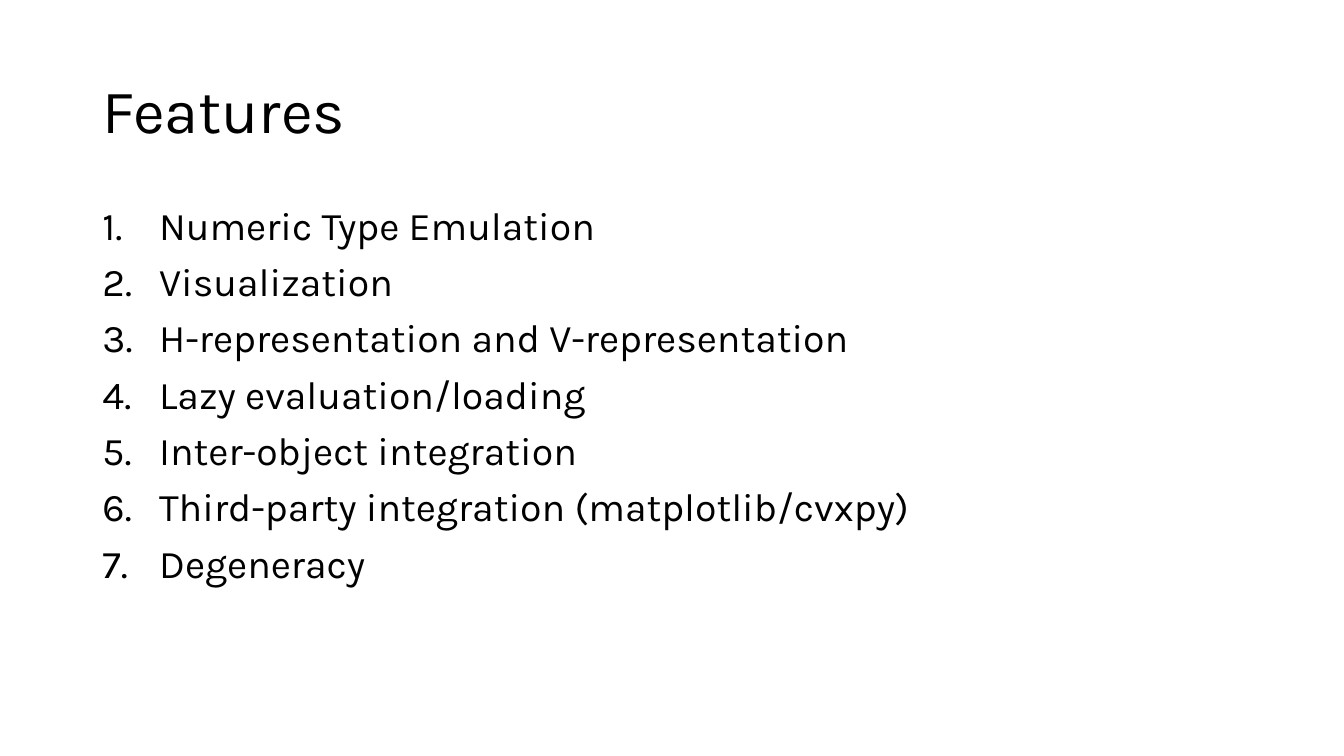
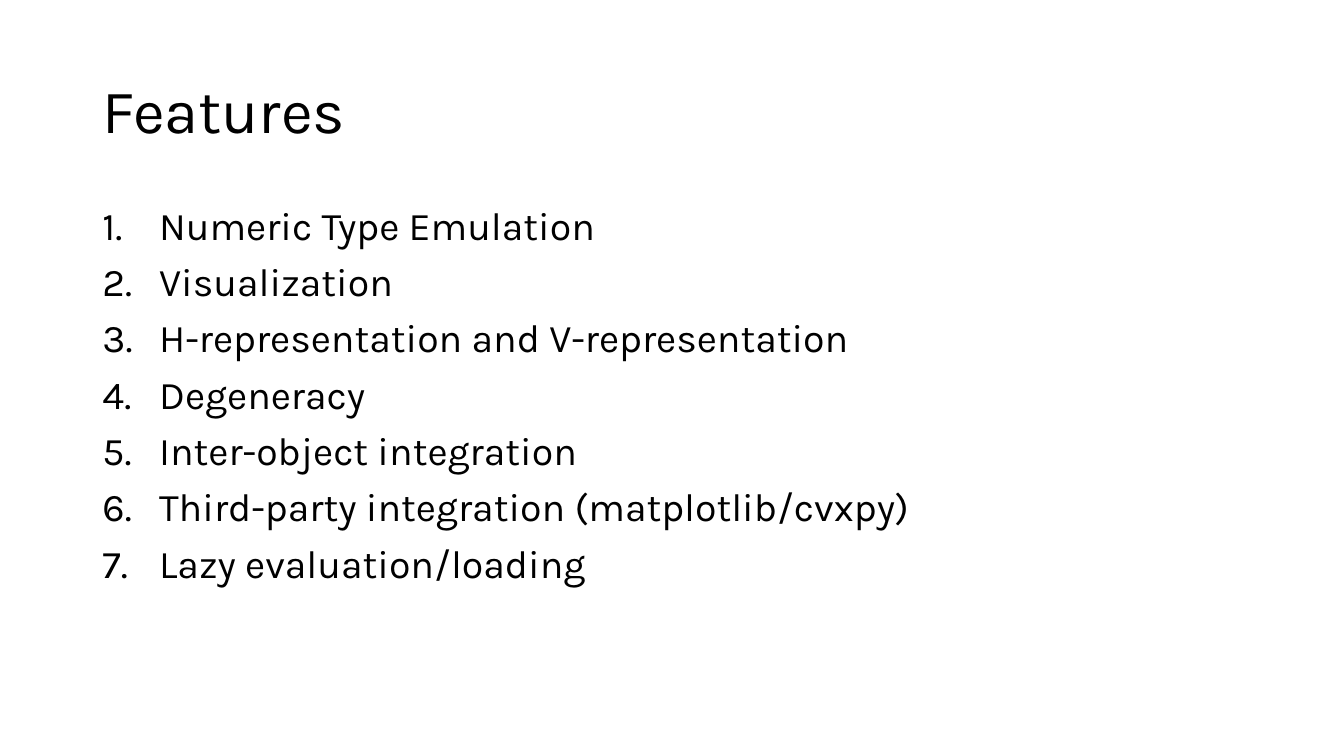
Before and after one commit to bwolleswinkel/geopes, a slide deck: slide 2 of presentation.pptx. Drawn at 1344x756 pixels with LibreOffice and Linux fonts; fonts in the diff are those of the drawing. Boxes give left, top, right and bottom in pixels: in the first picture for what was removed or moved away, otherwise in the second. Text is boxed around its words. In the diff, an @@ line names an element or a change of style, - is before the commit and + after.

Commit message:
Added test for ellipsoid volume computation based on degeneracy. Updated presentation

```diff
--- a/presentation.pptx
+++ b/presentation.pptx
@@ text at bbox=[159, 384, 365, 419]: text changed @@
-4. Lazy evaluation/loading
+4. Degeneracy
@@ text at bbox=[159, 549, 585, 588]: text changed @@
-7. Degeneracy
+7. Lazy evaluation/loading
```
Also in this commit, not shown: 6 other slides changed, 1 slide added, 2 other files.
